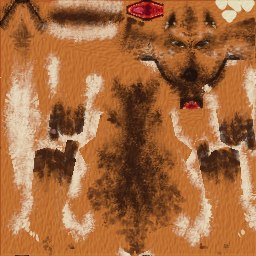
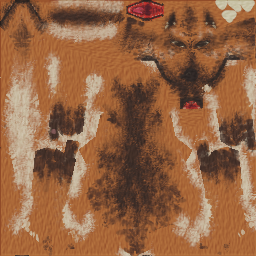
Revision of a layered 256px x 256px image; what changed, layer by layer:
painted on "dog.tga" over (0, 0, 256, 256)
